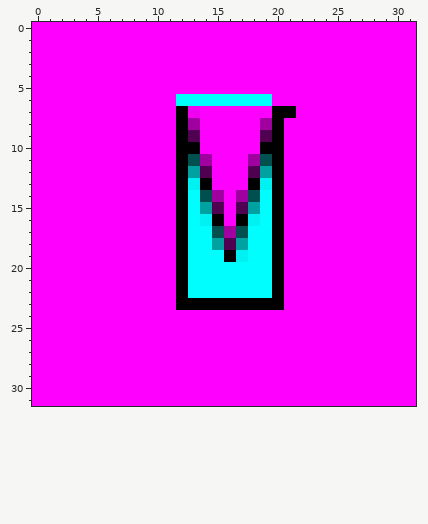
Two versions of one pixel-art sprite, flattenham/flattenham-filled.png. The first picture shows the starting point.
The file is 512x512 pixels, drawn in blocks of 16x16; one block is one cell here. Colours within 5 levels of each other are drawn and written as one.
Now the later version:
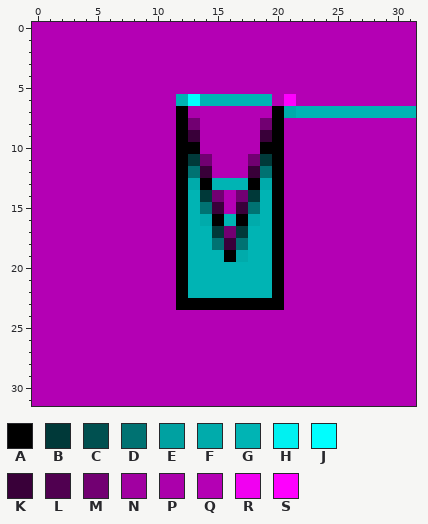
Palette (. is transparent): A #000000  B #003939  C #005050  D #007272  E #00a1a1  F #00abab  G #00b4b4  H #00f1f1  J #00fefe  K #390039  L #500050  M #720072  N #a100a1  P #ab00ab  Q #b400b4  R #f100f1  S #fe00fe
Changes in this commit:
Changed rows in their new state; - is an unchanged pixel.
first column x 0:
 0 QQQQQQQQQQQQQQQQQQQQQQQQQQQQQQQQ
 1 QQQQQQQQQQQQQQQQQQQQQQQQQQQQQQQQ
 2 QQQQQQQQQQQQQQQQQQQQQQQQQQQQQQQQ
 3 QQQQQQQQQQQQQQQQQQQQQQQQQQQQQQQQ
 4 QQQQQQQQQQQQQQQQQQQQQQQQQQQQQQQQ
 5 QQQQQQQQQQQQQQQQQQQQQQQQQQQQQQQQ
 6 QQQQQQQQQQQQG-GGGGGGQ-QQQQQQQQQQ
 7 QQQQQQQQQQQQ-PQQQQQQ-FGGGGGGGGGG
 8 QQQQQQQQQQQQ-MQQQQQM-QQQQQQQQQQQ
 9 QQQQQQQQQQQQ-KQQQQQK-QQQQQQQQQQQ
10 QQQQQQQQQQQQ--QQQQQ--QQQQQQQQQQQ
11 QQQQQQQQQQQQ-BMQQQMB-QQQQQQQQQQQ
12 QQQQQQQQQQQQ-DKQQQKD-QQQQQQQQQQQ
13 QQQQQQQQQQQQ-F-GGG-F-QQQQQQQQQQQ
14 QQQQQQQQQQQQ-GBMQMBG-QQQQQQQQQQQ
15 QQQQQQQQQQQQ-GDKQKDG-QQQQQQQQQQQ
16 QQQQQQQQQQQQ-GF-G-FG-QQQQQQQQQQQ
17 QQQQQQQQQQQQ-GGBMBGG-QQQQQQQQQQQ
18 QQQQQQQQQQQQ-GGDKDGG-QQQQQQQQQQQ
19 QQQQQQQQQQQQ-GGG-FGG-QQQQQQQQQQQ
20 QQQQQQQQQQQQ-GGGGGGG-QQQQQQQQQQQ
21 QQQQQQQQQQQQ-GGGGGGG-QQQQQQQQQQQ
22 QQQQQQQQQQQQ-GGGGGGG-QQQQQQQQQQQ
23 QQQQQQQQQQQQ---------QQQQQQQQQQQ
24 QQQQQQQQQQQQQQQQQQQQQQQQQQQQQQQQ
25 QQQQQQQQQQQQQQQQQQQQQQQQQQQQQQQQ
26 QQQQQQQQQQQQQQQQQQQQQQQQQQQQQQQQ
27 QQQQQQQQQQQQQQQQQQQQQQQQQQQQQQQQ
28 QQQQQQQQQQQQQQQQQQQQQQQQQQQQQQQQ
29 QQQQQQQQQQQQQQQQQQQQQQQQQQQQQQQQ
30 QQQQQQQQQQQQQQQQQQQQQQQQQQQQQQQQ
31 QQQQQQQQQQQQQQQQQQQQQQQQQQQQQQQQ
Where, in picture pixels (left, top, right, bottom), the same in both pictures:
changed: (32, 22, 416, 406)
